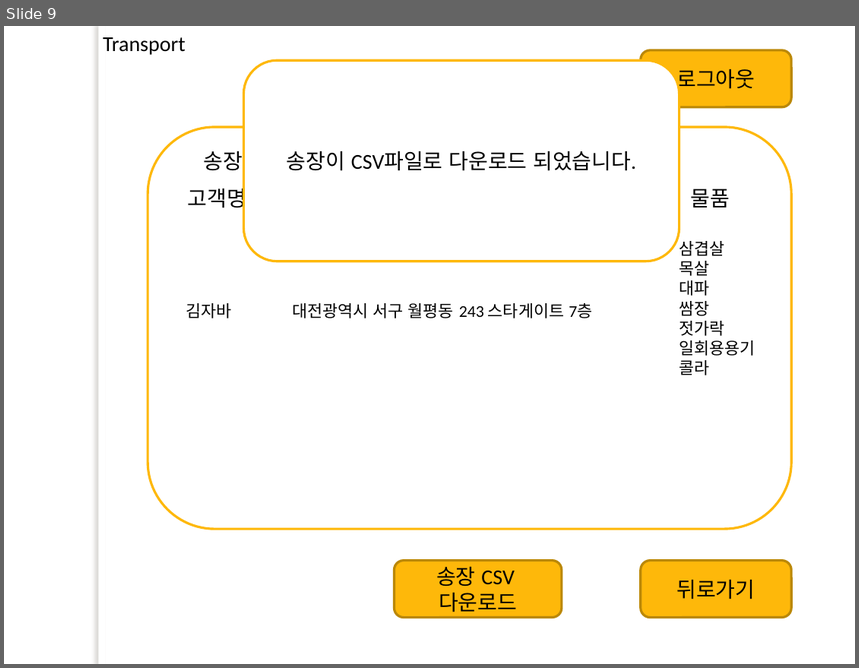
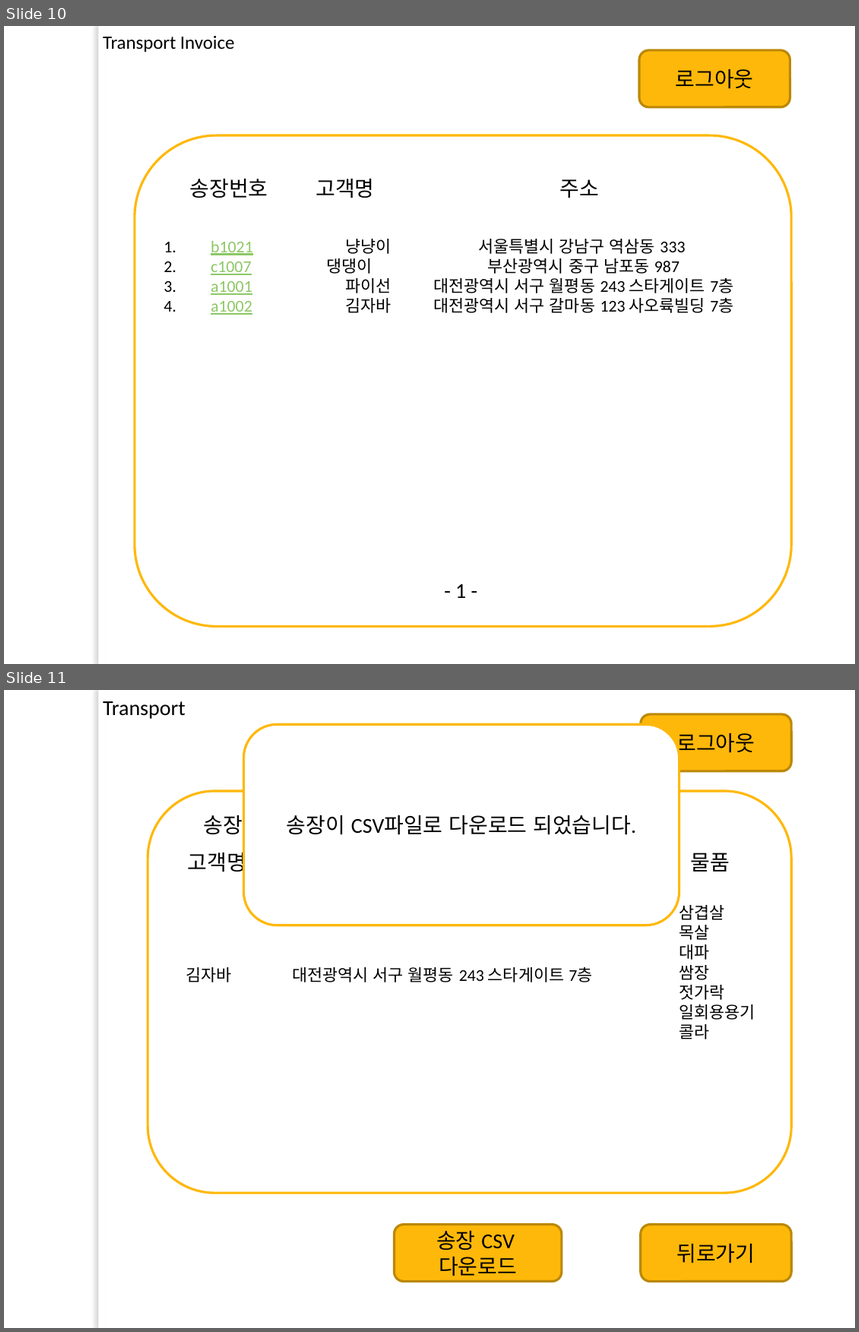
Before and after one commit to lx9203/fulfillmentBlue, a slide deck: 프레젠테이션1.pptx. Shown one above the other, each under a label of ours: slide 9 before the commit, slides 10 and 11 after it. The pictures are 859x668 and 859x1332 pixels, drawn with LibreOffice and Linux fonts; fonts in the diff are those of the drawing; background and template pictures are left out. Boxes give left, top, right and bottom in pixels: in the first picture for what was removed or moved away, otherwise in the second. Text is boxed around its words. In the diff, an @@ line names an element or a change of style, - is before the commit and + after.

```diff
--- a/프레젠테이션1.pptx
+++ b/프레젠테이션1.pptx
@@ slide 10 added at [4,26,855,664], background picture (left out); not listed: 1 template element that a slide beside it also shows @@
@@ text added at [103,36,234,52], 16 pt, text #000000 @@
+Transport Invoice
@@ rounded rectangle added at [640,50,791,108], fill #FEB80A, outline #BC8807 2 pt, 18 pt, text #000000 @@
+로그아웃
@@ rounded rectangle added at [135,135,792,627], outline #FEB80A 2 pt @@
@@ text added at [190,179,600,199], 18 pt, text #000000 @@
+송장번호 고객명 주소
@@ text added at [211,239,391,313], 14 pt, text #8DC765, underline @@
+1. b1021 냥냥이
+2. c1007 댕댕이
+3. a1001 파이선
+4. a1002 김자바
@@ text added at [433,239,734,313], 14 pt, text #000000 @@
+서울특별시 강남구 역삼동 333
+부산광역시 중구 남포동 987
+대전광역시 서구 월평동 243 스타게이트 7층
+대전광역시 서구 갈마동 123 사오륙빌딩 7층
@@ text added at [455,585,466,598], 18 pt, text #000000 @@
+- 1 -
@@ what was slide 9 is now slide 11 @@
```
Also in this commit, not shown: 3 slides changed, 1 other slide added.
